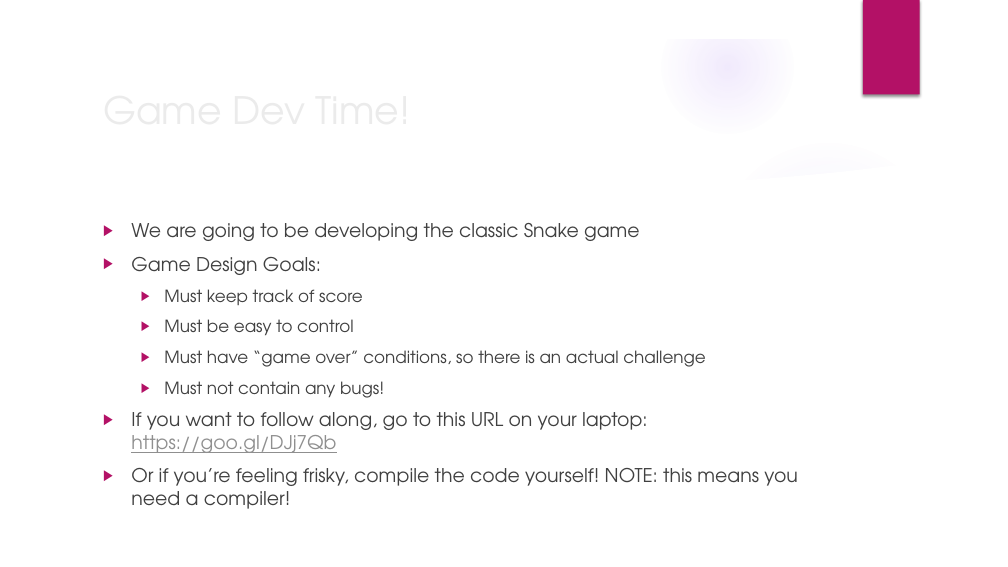
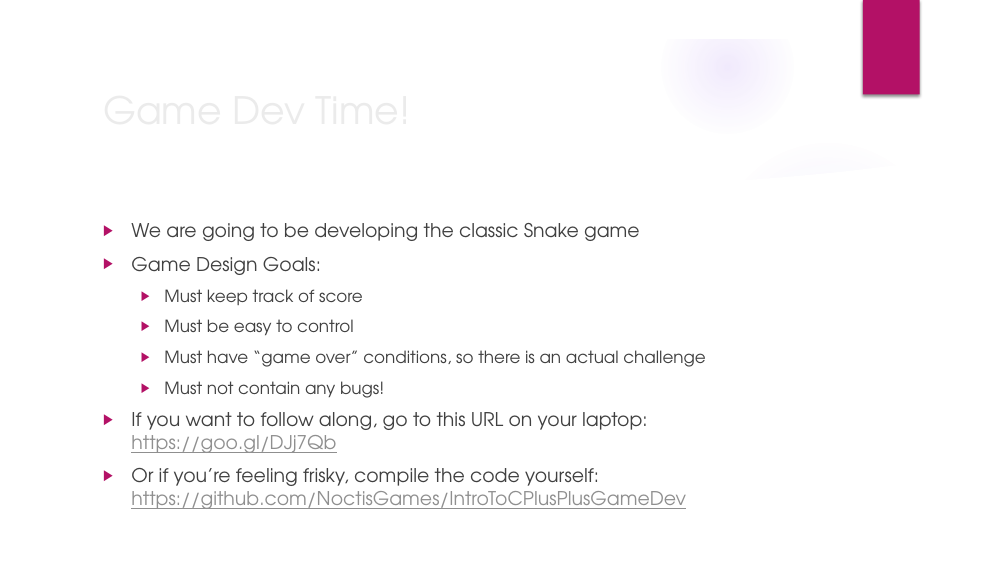
Before and after one commit to sgowen/IntroToCPlusPlusGameDev, a slide deck: slide 7 of IntroToCPlusPlusGameDev.pptx. Drawn at 1008x567 pixels with LibreOffice and Linux fonts; fonts in the diff are those of the drawing; background and template pictures are left out. Boxes give left, top, right and bottom in pixels: in the first picture for what was removed or moved away, otherwise in the second. Text is boxed around its words. In the diff, an @@ line names an element or a change of style, - is before the commit and + after.

Commit message:
Adding repository link to PP

```diff
--- a/IntroToCPlusPlusGameDev.pptx
+++ b/IntroToCPlusPlusGameDev.pptx
@@ text at (131, 468, 686, 509): text changed; text colour #404040 to #8F8F8F @@
-▶ Or if you’re feeling frisky, compile the code yourself! NOTE: this means you need a compiler!
+▶ Or if you’re feeling frisky, compile the code yourself: https://github.com/NoctisGames/IntroToCPlusPlusGameDev
```
